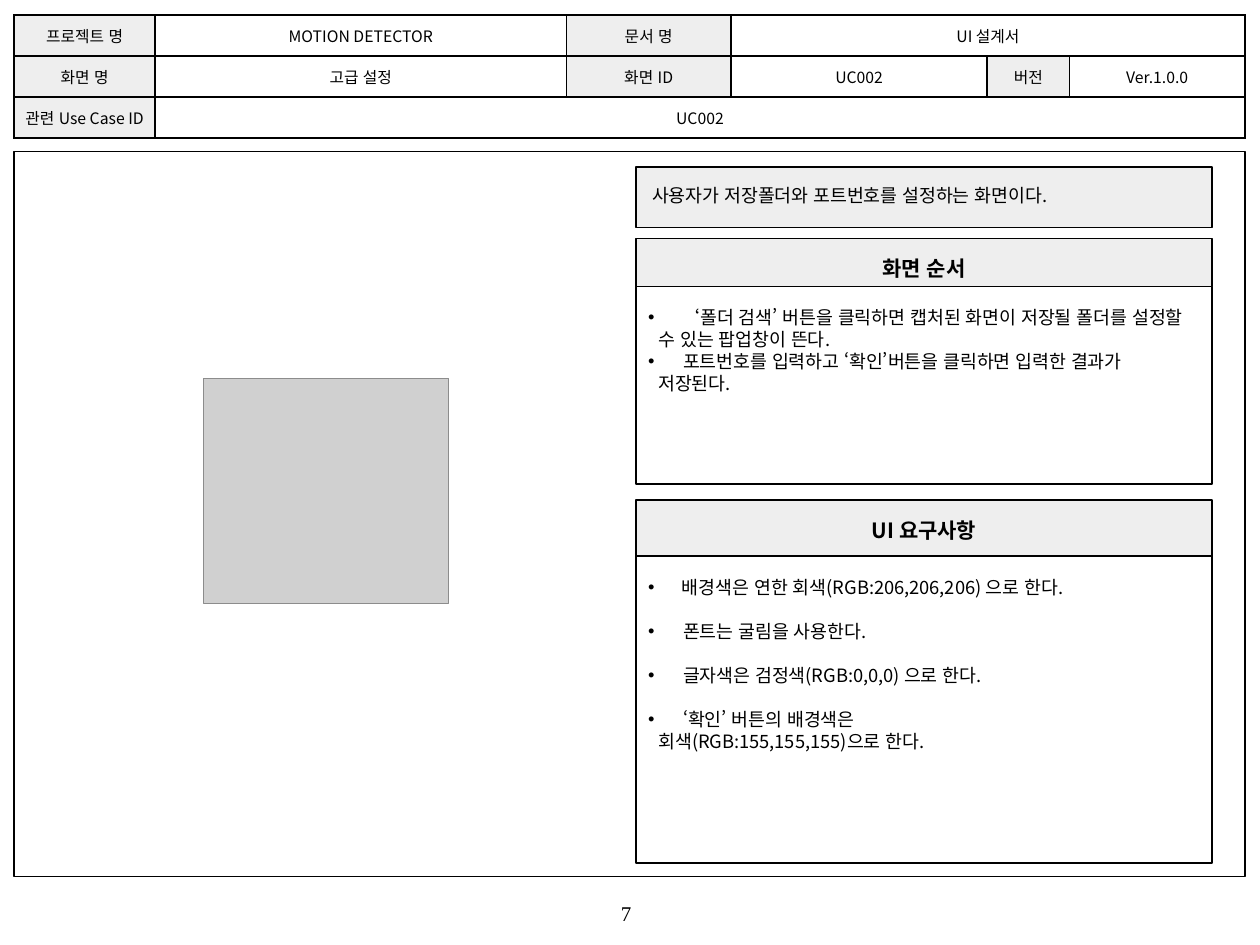
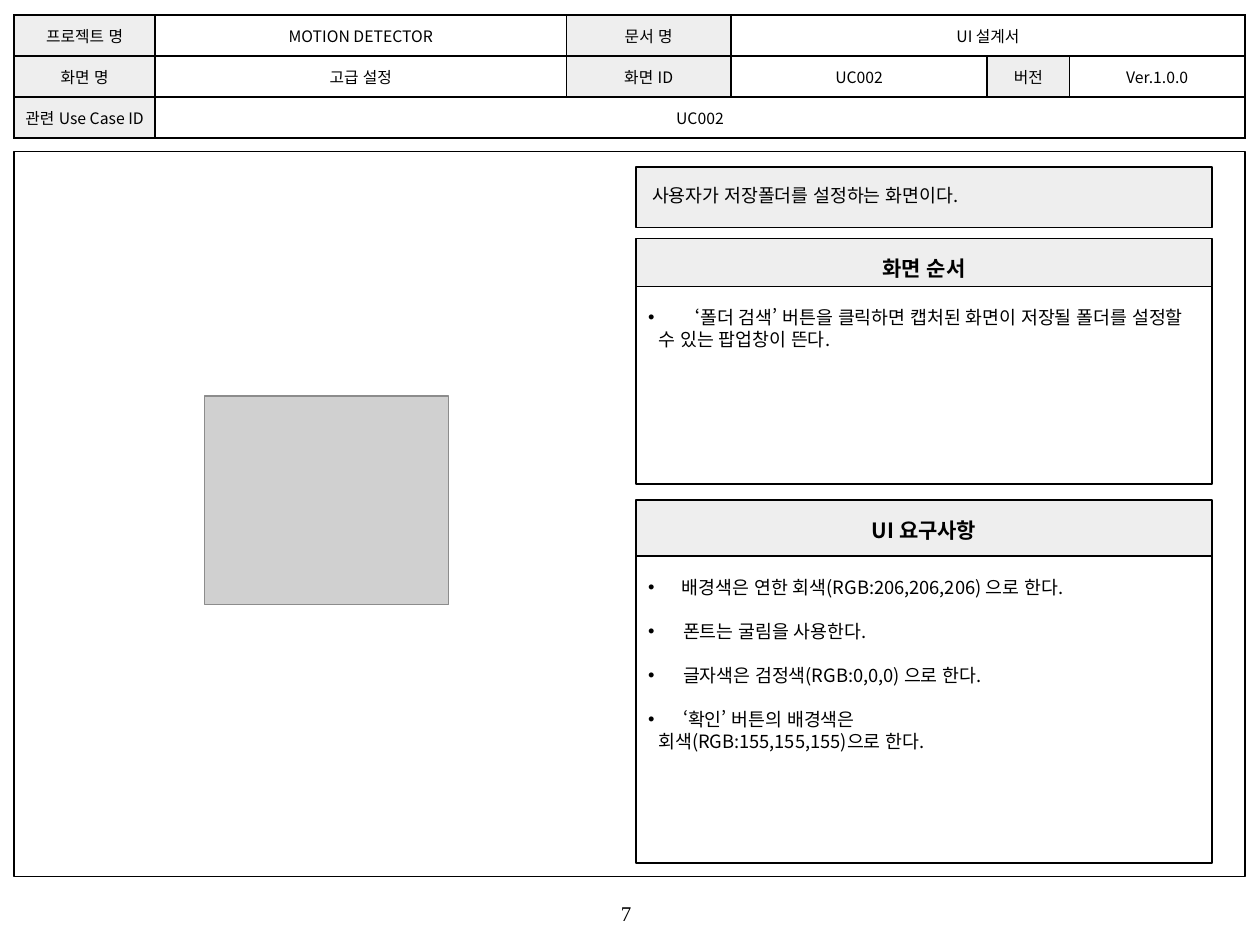
Before and after one commit to Semicolon-JangHyeJin/sc-grad-doc, a slide deck: slide 7 of Document/5. UI 설계서/[MD]UI Design_Semi-colon_Ver1.0.0.pptx. Drawn at 1260x945 pixels with LibreOffice and Linux fonts; fonts in the diff are those of the drawing; grey boxes stand for pictures. Boxes give left, top, right and bottom in pixels: in the first picture for what was removed or moved away, otherwise in the second. Text is boxed around its words. In the diff, an @@ line names an element or a change of style, - is before the commit and + after.

```diff
--- a/Document/5. UI 설계서/[MD]UI Design_Semi-colon_Ver1.0.0.pptx
+++ b/Document/5. UI 설계서/[MD]UI Design_Semi-colon_Ver1.0.0.pptx
@@ text in rectangle at (652,186,959,204): text changed @@
-사용자가 저장폴더와 포트번호를 설정하는 화면이다.
+사용자가 저장폴더를 설정하는 화면이다.
@@ text in rectangle at (658,352,1121,392): paragraphs removed @@
-• 포트번호를 입력하고 ‘확인’버튼을 클릭하면 입력한 결과가
-저장된다.
@@ picture: place and size @@
-picture at (204,378,450,604)
+picture at (205,396,450,605)
```
Also in this commit, not shown: 1 other slide changed.
